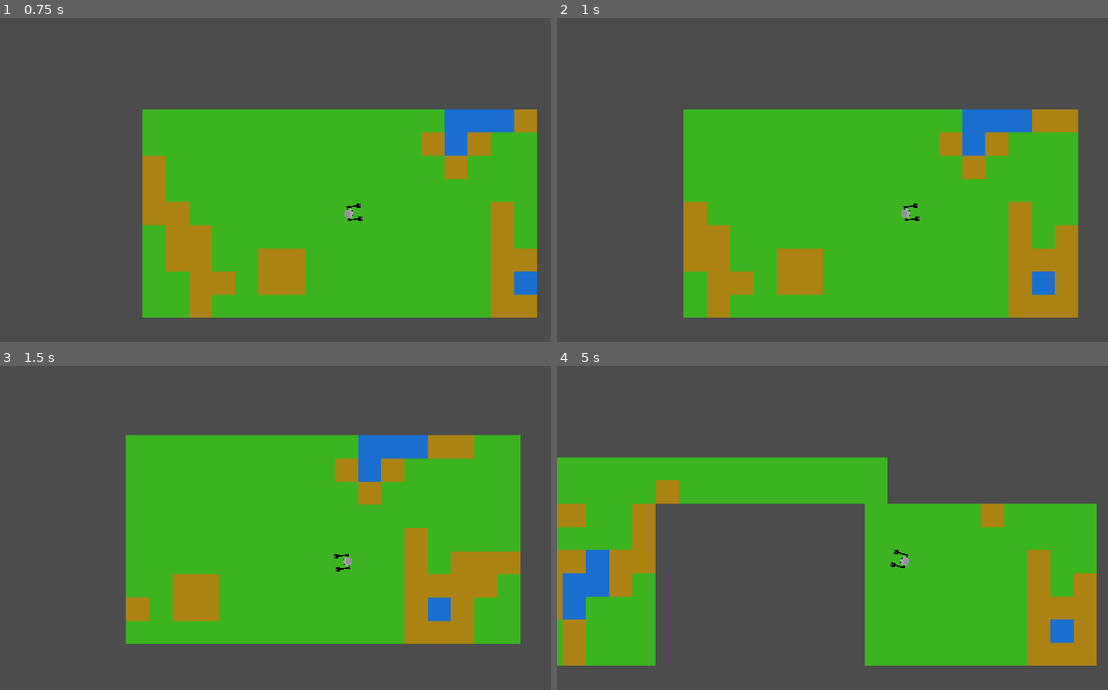
Above: before the commit, frames 1-4 (two rows, left to right).
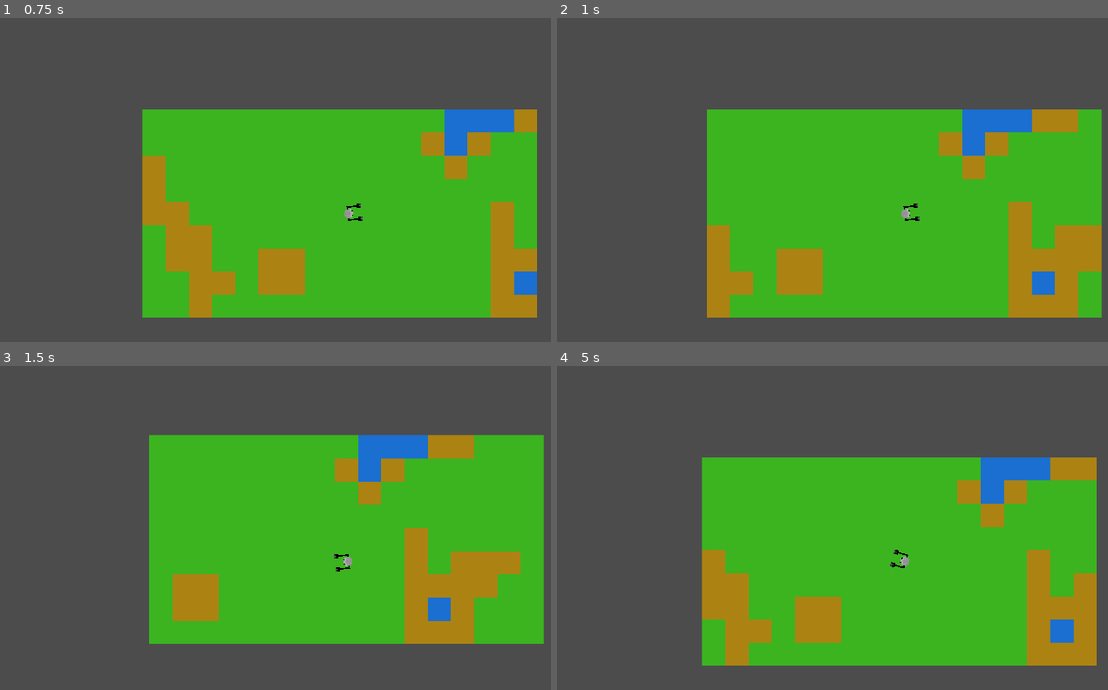
Above: after the commit, the same moments.

Repository: Sivarjuen/ProjectOmega
Game: Godot game, scene res://main.tscn
Same seed, same stepped clock (60 frames per second), same inputs: the game is played once before the commit and once after it.
Inputs (mouse positions are in pixels of both pictures, inside the frame that each line leads up to):
- Up to frame 1 (0.75 s): tap Enter at 0.5 s; move the mouse to (501, 192) at 0.52 s; hold D (move_right) from 0.53 s (still down); hold Shift (sprint) from 0.53 s (still down); click (501, 192) at 0.67 s
- Up to frame 2 (1 s): keep holding D (move_right); keep holding Shift (sprint)
- Up to frame 3 (1.5 s): move the mouse to (209, 579) at 1.27 s; release D (move_right) at 1.28 s; release Shift (sprint) at 1.28 s; hold S (move_down) from 1.28 s (still down); tap Shift (sprint) at 1.35 s
- Up to frame 4 (5 s): move the mouse to (975, 476) at 2.02 s; release S (move_down) at 2.03 s; hold D (move_right) 2.03-2.78 s; hold Shift (sprint) 2.03-2.78 s; move the mouse to (871, 638) at 2.77 s; hold W (move_up) 2.78-3.53 s; tap Shift (sprint) at 2.85, 4.35 s; click (871, 638) at 2.92 s; move the mouse to (outside the picture) at 3.52 s; hold Shift (sprint) 3.53-4.28 s; hold A (move_left) from 3.53 s (still down); move the mouse to (694, 502) at 4.27 s

Frame 1 is identical in both runs. In frame 2, 5.6% of the frame differs, in the area x 22-99%, y 28-93%; in frame 3, 5.5%; in frame 4, 33%, in the area x 0-98%, y 28-93%.

Commit message:
Fix tiles updating when moving

Diff:
--- a/noisetiletest.gd
+++ b/noisetiletest.gd
@@ -35,11 +35,11 @@
 		for j in range(-world_size.y, world_size.y+1):
 			current_column.append(createTile(i, j))
 		tiles.append(current_column)
-	current_pos = Vector2(int(player.get_position().x), int(player.get_position().y))
+	current_pos = Vector2(int(player.get_position().x)/size, int(player.get_position().y)/size)
 
 func _process(_delta):
-	var pos = Vector2(int(player.get_position().x), int(player.get_position().y))
-	if pos.x > current_pos.x + size: # Moving right
+	var pos = Vector2(int(player.get_position().x)/size, int(player.get_position().y)/size)
+	if pos.x > current_pos.x: # Moving right
 		current_pos.x = pos.x
 
 		for t in tiles.pop_front():
@@ -47,11 +47,11 @@
 
 		var new_tiles = []
 		var new_x = tiles.back()[0].position.x/size + 1
-		for j in range(-world_size.y, world_size.y + 1):
+		for j in range(tiles[0].front().position.y/size, tiles[0].back().position.y/size + 1):
 			new_tiles.append(createTile(new_x, j))
 
 		tiles.append(new_tiles)
-	if pos.x < current_pos.x - size: # Moving left
+	if pos.x < current_pos.x: # Moving left
 		current_pos.x = pos.x
 
 		for t in tiles.pop_back():
@@ -59,11 +59,11 @@
 
 		var new_tiles = []
 		var new_x = tiles.front()[0].position.x/size - 1
-		for j in range(-world_size.y, world_size.y + 1):
+		for j in range(tiles[0].front().position.y/size, tiles[0].back().position.y/size + 1):
 			new_tiles.append(createTile(new_x, j))
 
 		tiles.push_front(new_tiles)
-	if pos.y > current_pos.y + size: # Moving down
+	if pos.y > current_pos.y: # Moving down
 		current_pos.y = pos.y
 
 		for c in tiles:
@@ -71,12 +71,12 @@
 
 		var new_tiles = []
 		var new_y = tiles[0].back().position.y/size + 1
-		for i in range(-world_size.x, world_size.x + 1):
+		for i in range(tiles.front()[0].position.x/size, tiles.back()[0].position.x/size + 1):
 			new_tiles.append(createTile(i, new_y))
 
 		for j in range(new_tiles.size()):
 			tiles[j].push_back(new_tiles[j])
-	if pos.y < current_pos.y - size: # Moving up
+	if pos.y < current_pos.y: # Moving up
 		current_pos.y = pos.y
 
 		for c in tiles:
@@ -84,7 +84,7 @@
 
 		var new_tiles = []
 		var new_y = tiles[0].front().position.y/size - 1
-		for i in range(-world_size.x, world_size.x + 1):
+		for i in range(tiles.front()[0].position.x/size, tiles.back()[0].position.x/size + 1):
 			new_tiles.append(createTile(i, new_y))
 
 		for j in range(new_tiles.size()):
